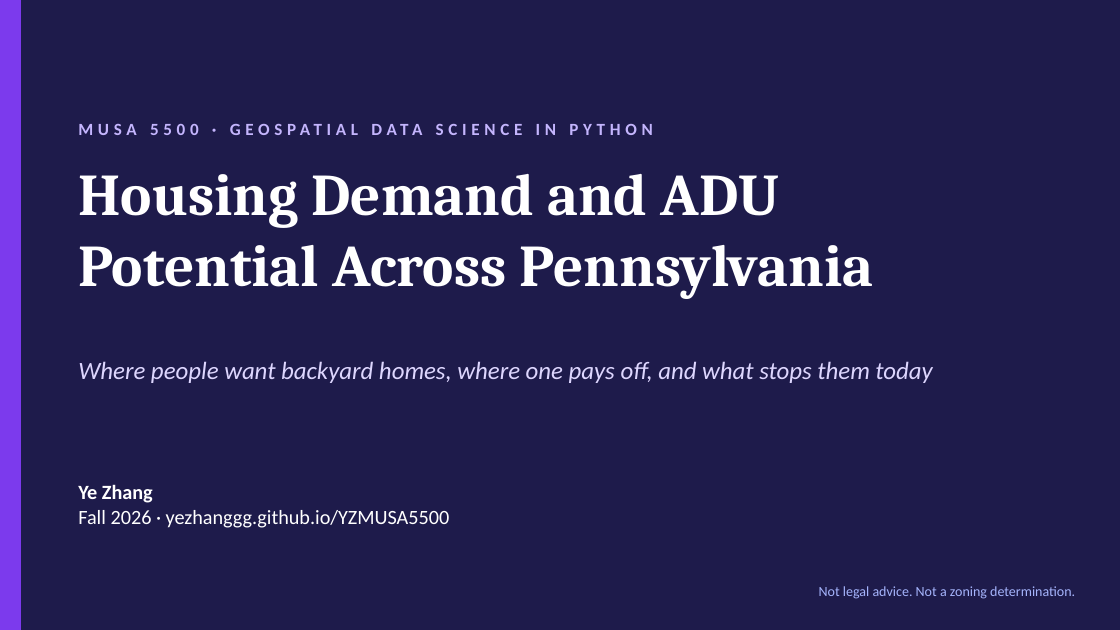
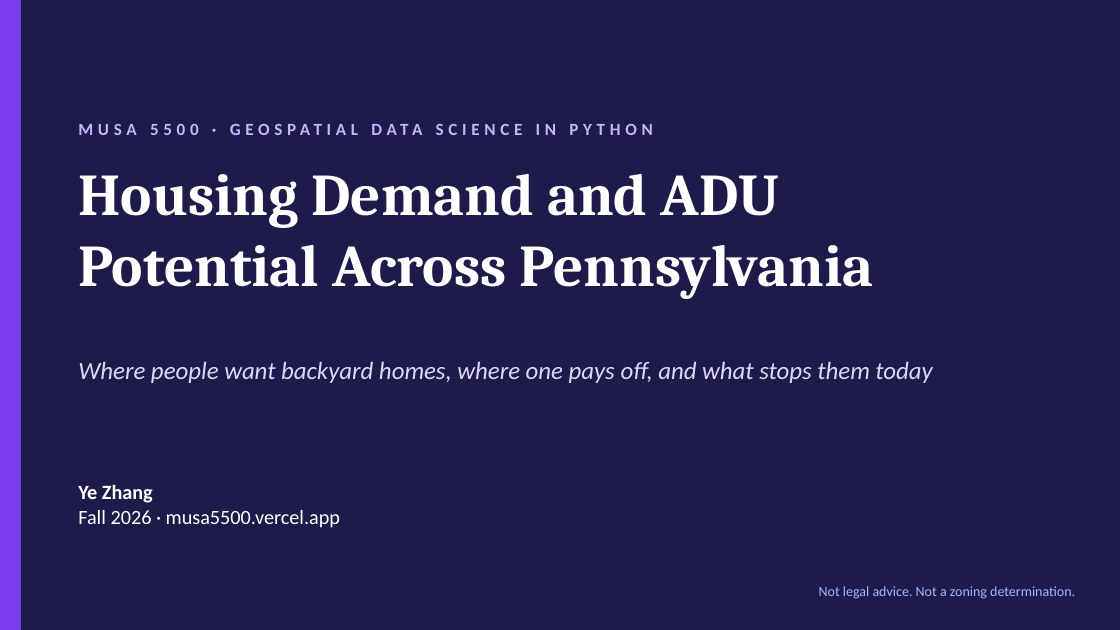
Before and after one commit to yezhanggg/YZMUSA5500, a slide deck: slide 1 of docs/talk.pptx. Drawn at 1120x630 pixels with LibreOffice and Linux fonts; fonts in the diff are those of the drawing. Boxes give left, top, right and bottom in pixels: in the first picture for what was removed or moved away, otherwise in the second. Text is boxed around its words. In the diff, an @@ line names an element or a change of style, - is before the commit and + after.

```diff
--- a/docs/talk.pptx
+++ b/docs/talk.pptx
@@ text at (x1=78, y1=510, x2=340, y2=528): text changed @@
-Fall 2026 · yezhanggg.github.io/YZMUSA5500
+Fall 2026 · musa5500.vercel.app
```
Also in this commit, not shown: 2 other slides changed, 6 other files.
